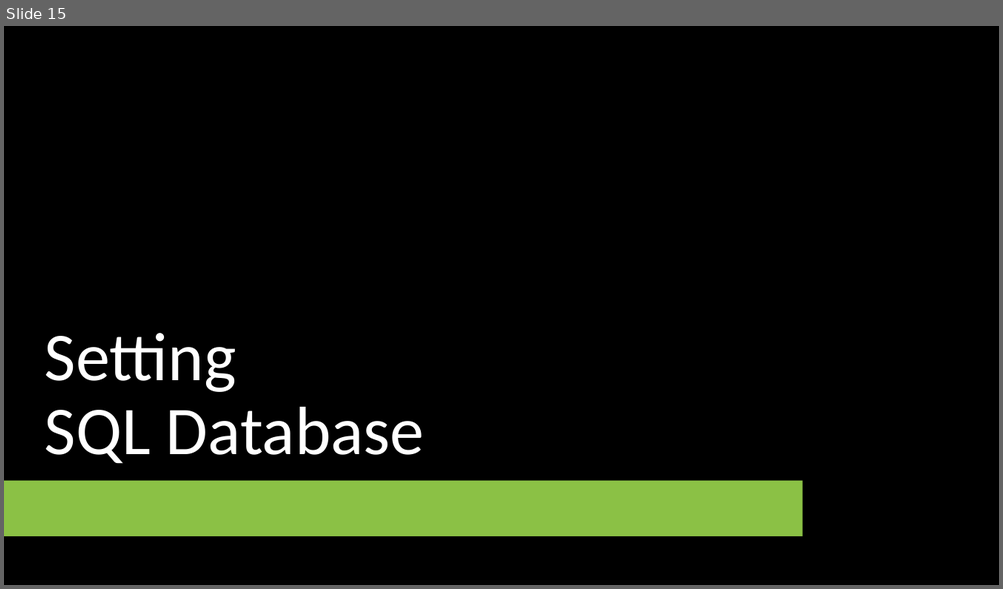
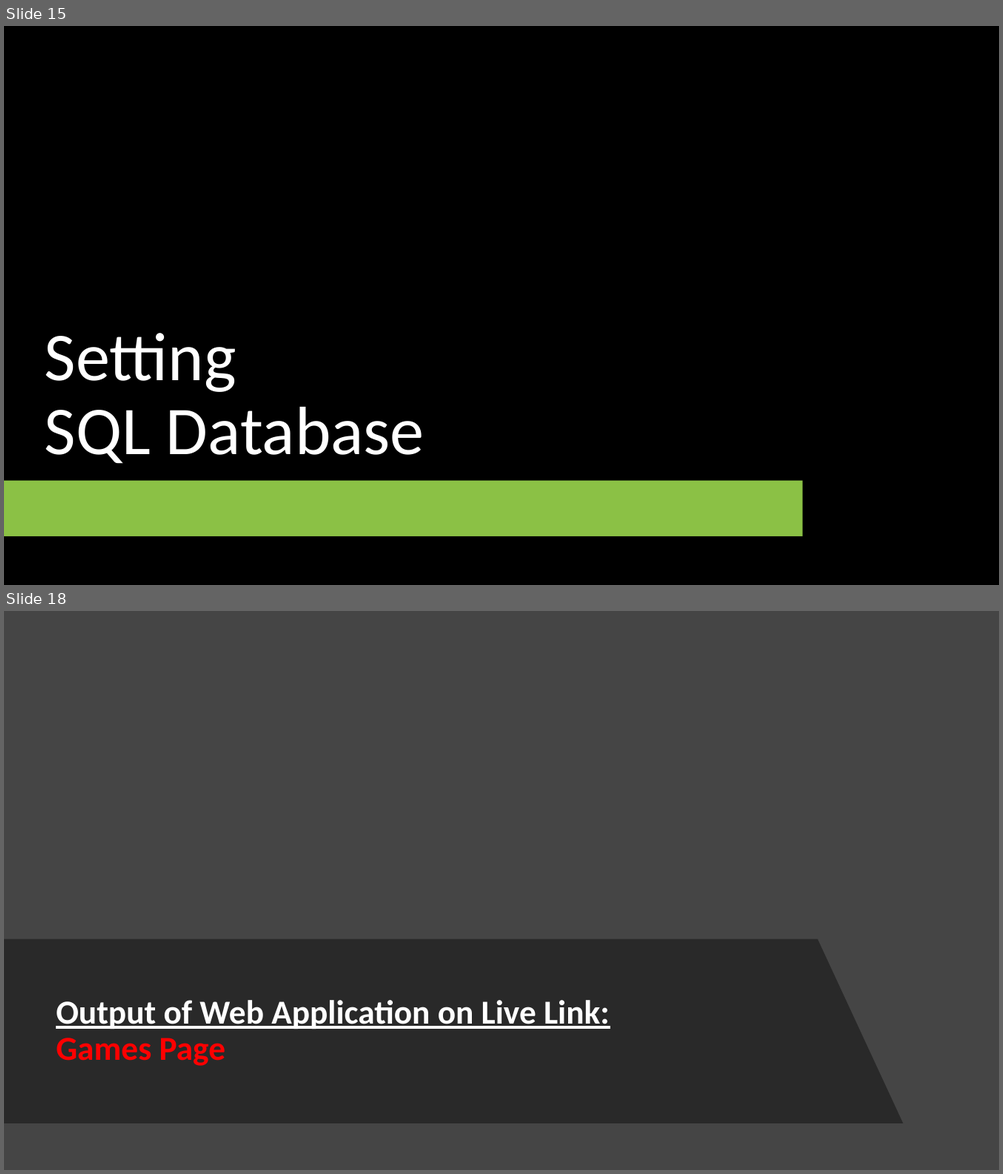
Before and after one commit to maitravpatel/Assignment4-CSharp, a slide deck: Assignment 4.pptx. Shown one above the other, each under a label of ours: slide 15 before the commit, slides 15 and 18 after it; the slides between them are not shown. The pictures are 1003x589 and 1003x1174 pixels, drawn with LibreOffice and Linux fonts; fonts in the diff are those of the drawing; background and template pictures are left out. Boxes give left, top, right and bottom in pixels: in the first picture for what was removed or moved away, otherwise in the second. Text is boxed around its words. In the diff, an @@ line names an element or a change of style, - is before the commit and + after.

```diff
--- a/Assignment 4.pptx
+++ b/Assignment 4.pptx
@@ slide 18 added at [4, 611, 999, 1170], background picture (left out) @@
@@ freeform shape added at [4, 940, 903, 1124], fill #262626 at 88% opacity @@
@@ title added at [56, 1000, 609, 1066], 32.4 pt, text #FFFFFF, bold, underline @@
+Output of Web Application on Live Link:
+Games Page
```
Also in this commit, not shown: 2 slides changed, 2 other slides added, 4 other files.
